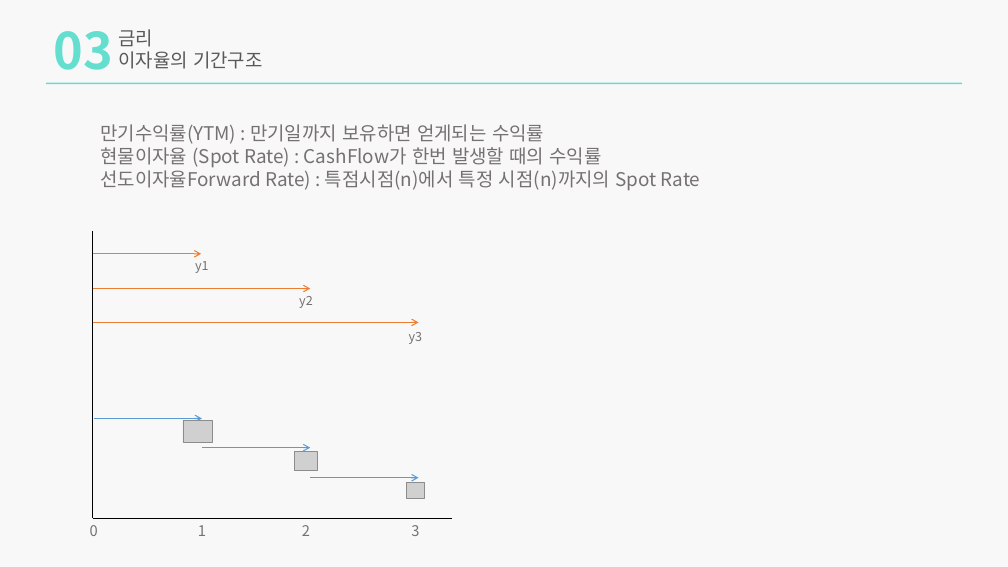
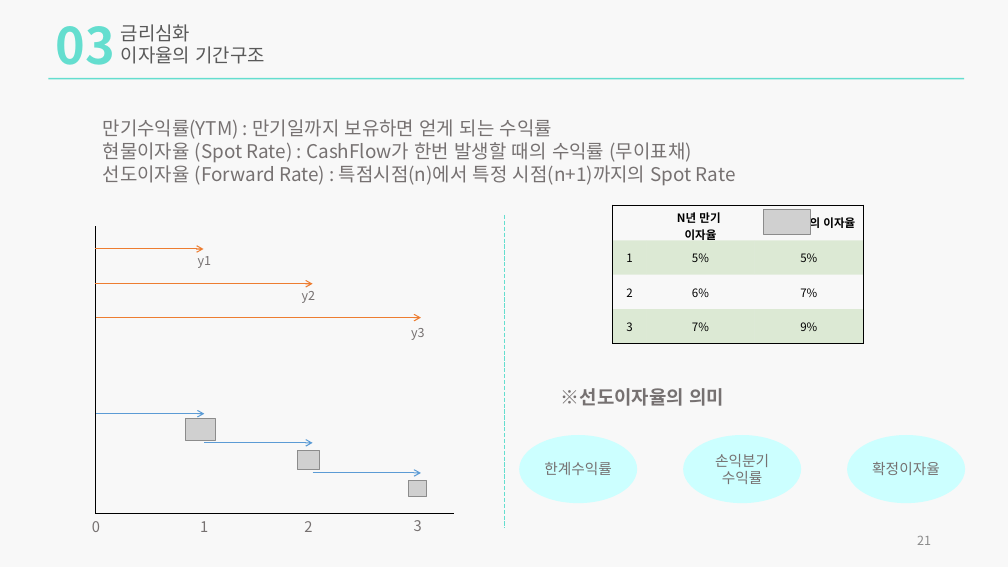
Before and after one commit to zndrke/Financial-Product, a slide deck: slide 21 of 금리채권/금리,채권,FRN.pptx (slide 18 before the commit). Drawn at 1008x567 pixels with LibreOffice and Linux fonts; fonts in the diff are those of the drawing; grey boxes stand for pictures. Boxes give left, top, right and bottom in pixels: in the first picture for what was removed or moved away, otherwise in the second. Text is boxed around its words. In the diff, an @@ line names an element or a change of style, - is before the commit and + after.

```diff
--- a/금리채권/금리,채권,FRN.pptx
+++ b/금리채권/금리,채권,FRN.pptx
@@ text at (121,24,191,42): text changed @@
-금리
+금리심화
@@ text at (103,119,736,186): text changed @@
-만기수익률(YTM) : 만기일까지 보유하면 얻게되는 수익률
-현물이자율 (Spot Rate) : CashFlow가 한번 발생할 때의 수익률
-선도이자율Forward Rate) : 특점시점(n)에서 특정 시점(n)까지의 Spot Rate
+만기수익률(YTM) : 만기일까지 보유하면 얻게 되는 수익률
+현물이자율 (Spot Rate) : CashFlow가 한번 발생할 때의 수익률 (무이표채)
+선도이자율 (Forward Rate) : 특점시점(n)에서 특정 시점(n+1)까지의 Spot Rate
@@ table added at (613,205,863,343), 4 rows, 3 columns @@
+ | N년 만기 / 이자율 | 의 이자율
+1 | 5% | 5%
+2 | 6% | 7%
+3 | 7% | 9%
@@ line added from (504, 215) to (504, 529), #64DECF 0.5 pt dashed @@
@@ picture added at (764,210,810,234) @@
@@ 6 texts, 4 arrows, 2 lines, 1 rectangle: place and size @@
-6 texts, 4 arrows, 2 lines, 1 rectangle at (46,31,962,536)
+6 texts, 4 arrows, 2 lines, 1 rectangle at (48,26,964,532)
@@ text added at (561,388,724,406), 18 pt, text #767171, bold @@
+※선도이자율의 의미
@@ ellipse added at (520,435,637,503), fill #CCFFFF, 14 pt, text #767171 @@
+한계수익률
@@ ellipse added at (684,435,802,503), fill #CCFFFF, 14 pt, text #767171 @@
+손익분기
+수익률
@@ ellipse added at (848,435,966,503), fill #CCFFFF, 14 pt, text #767171 @@
+확정이자율
@@ 2 texts, 2 arrows: place and size @@
-2 texts, 2 arrows at (93,261,419,536)
+2 texts, 2 arrows at (96,256,421,532)
@@ page number added at (917,536,931,545), 12 pt, text #8C8C8C @@
+21
```
Also in this commit, not shown: 19 other slides changed, 3 slides added, 2 slides removed, 4 other files.
